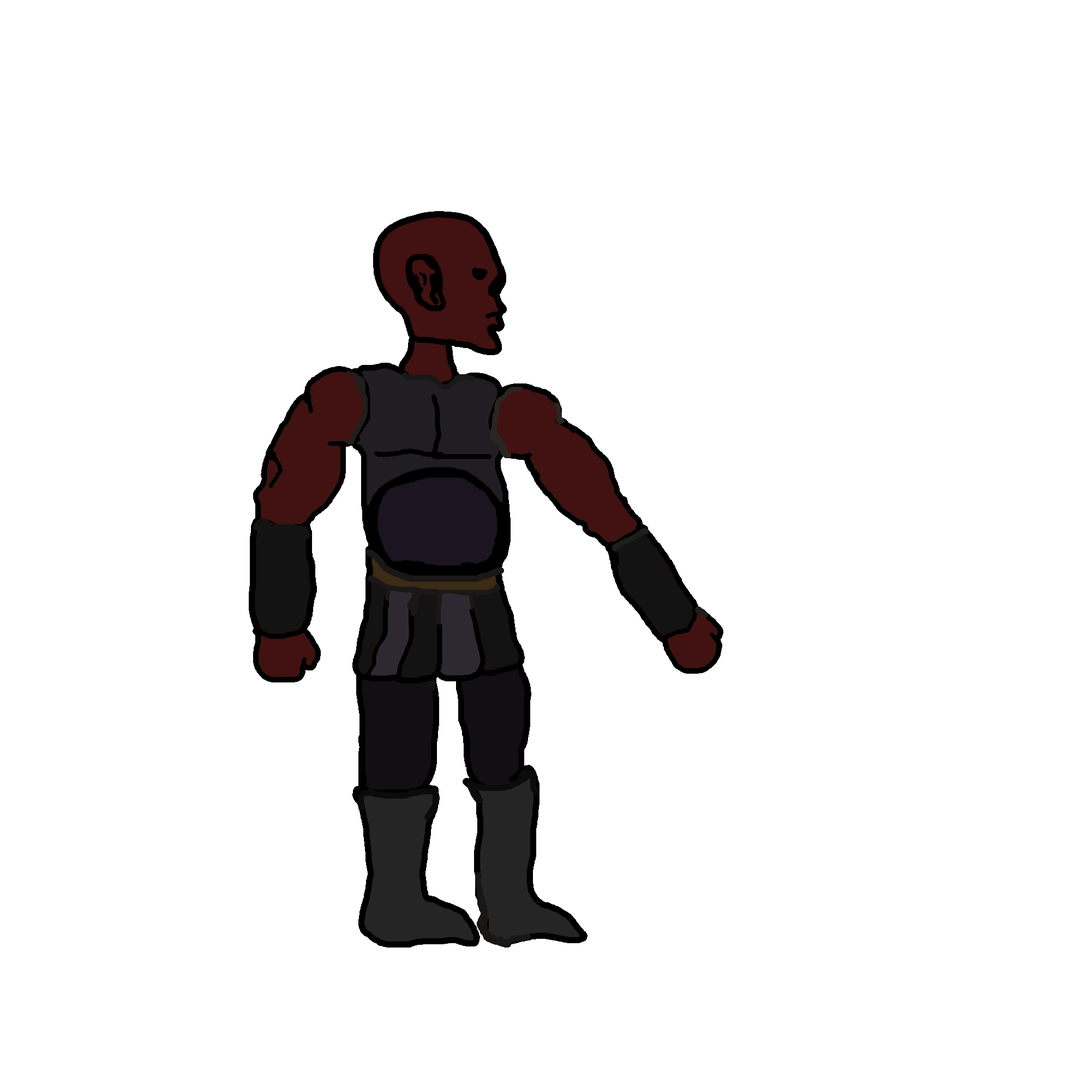
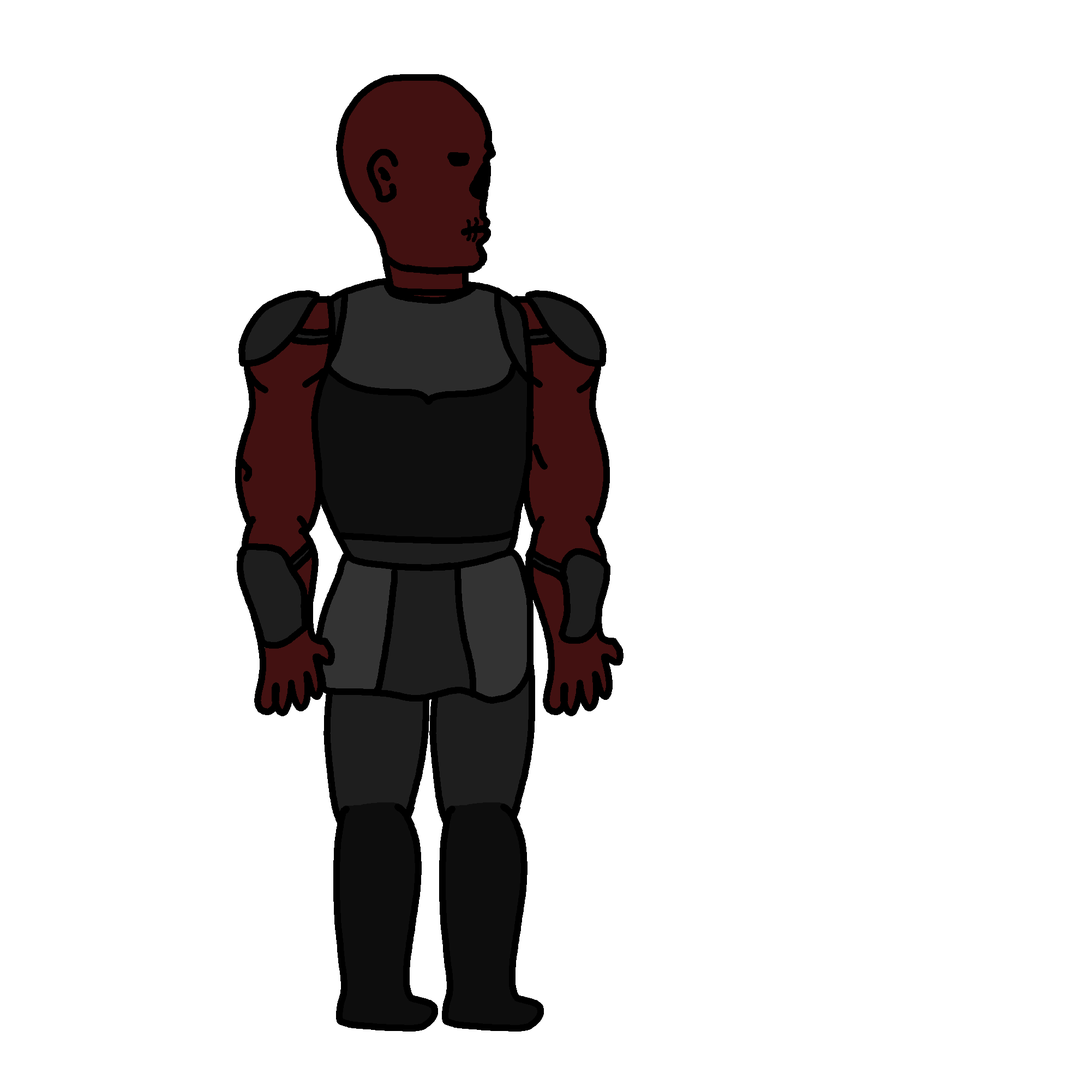
Comparing the layer stacks of the two w=1091, h=1091 images. Changes:
moved "Head" above "right_forearm", painted on it over [336, 74, 508, 391]
moved "right_forearm" above "right_arm", painted on it over [236, 512, 336, 717]
moved "right_arm" above "belt", painted on it over [235, 290, 368, 536]
painted on "belt" over [315, 546, 534, 705]
painted on "right_lowerleg" over [333, 785, 481, 1033]
painted on "right_upperleg" over [323, 606, 440, 842]
moved "left_lowerleg" above "left_upperleg", painted on it over [439, 765, 588, 1033]
moved "left_upperleg" above "chest", painted on it over [429, 606, 536, 842]
moved "chest" above "left_forearm", painted on it over [308, 276, 534, 580]
painted on "left_forearm" over [525, 512, 724, 717]
painted on "left_arm" over [490, 290, 643, 549]
